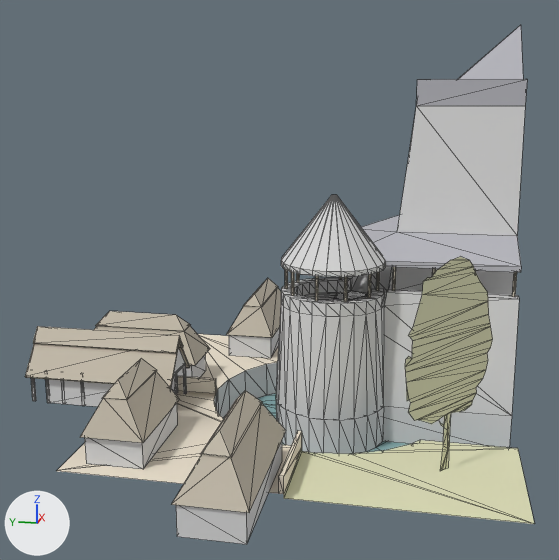
A saved change to the OBJ model assets/stl_export/11cw.obj.
Before and after are seen from a 50 mm lens placed at (-57.6, -8.4, 24.2), pointed at (-1.2, 2.9, 10.1). Lighting does not change. The marker at lower left points along +X, +Y and +Z. The first picture is the older version. Mesh edges are drawn as thin lines. Where no turn or scale is listed for an object, it has been applied to the vertices. Vertices at exactly the same position are counted once.

In view in the first picture: '11cw'.
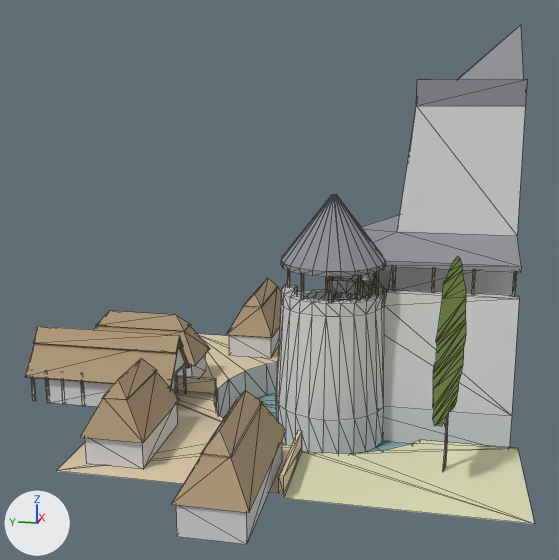
Changed parts and their boxes (x1, y1, x2, y2) in the pictures (559 x 560 px; the box of a moved part takes in the faces that stretch with it):
'11cw', recoloured, reshaped: (25, 25, 534, 544) in both
part 1 of me_11cw, moved or reshaped: before (285, 270, 288, 289); after (287, 271, 290, 287)
part 2 of me_11cw, moved or reshaped: before (315, 276, 319, 301); after (301, 274, 304, 299)
part 3 of me_11cw, moved or reshaped: before (344, 277, 348, 302); after (329, 277, 332, 303)
part 4 of me_11cw, moved or reshaped: before (368, 274, 371, 298); after (357, 276, 361, 301)
part 5 of me_11cw, moved or reshaped: before (376, 272, 380, 291); after (376, 272, 379, 295)
part 6 of me_11cw, moved or reshaped (not visible afterwards): before (291, 272, 294, 296)
part 7 of me_11cw, moved or reshaped: before (409, 256, 490, 449); after (436, 256, 466, 447)
part 8 of me_11cw, moved or reshaped: before (288, 278, 344, 296); after (346, 279, 383, 301)
part 9 of me_11cw, recoloured: (281, 195, 386, 277) in both
part 10 of me_11cw, recoloured: (443, 414, 448, 470) in both
part 11 of me_11cw, recoloured: before (405, 323, 493, 424); after (433, 319, 466, 426)

Patch to the scene script:
```diff
--- a/assets/stl_export/11cw.obj.py
+++ b/assets/stl_export/11cw.obj.py
@@ mat_castleroof @@
 mat_castleroof = principled_material('castleRoof')
-mat_castleroof.base_color = (0.471, 0.471, 0.51)  # grey #b7b7bd
+mat_castleroof.base_color = (0.294, 0.294, 0.318)  # grey #949499
 mat_castleroof.roughness = 1.0
@@ mat_straw @@
 mat_straw = principled_material('straw')
-mat_straw.base_color = (0.569, 0.514, 0.42)  # light grey #c7bead
+mat_straw.base_color = (0.447, 0.333, 0.204)  # beige #b29c7d
 mat_straw.roughness = 1.0
@@ mat_cortyard @@
 mat_cortyard = principled_material('cortyard')
-mat_cortyard.base_color = (0.878, 0.792, 0.651)  # pale yellow #f1e6d3
+mat_cortyard.base_color = (0.757, 0.639, 0.427)  # beige #e2d1af
 mat_cortyard.roughness = 1.0
@@ mat_tree @@
+mat_tree = principled_material('tree')
+mat_tree.base_color = (0.294, 0.4, 0.0902)  # green #94aa55
+mat_tree.roughness = 1.0
@@ me_11cw @@
 me_11cw.from_pydata(...)  # 777 vertices, 1270 faces; spans x -20.9..19.7, y -15.0..22.6, z -3.0..29.6
 # used by ob_11cw; location = (0.0, 0.0, 0.0)
+# me_11cw part 1: the loose piece of 8 vertices spanning x 0.5..0.7, y 2.6..2.8, z 9.0..11.0 is turned 90 degrees about the z axis through its middle, then moved by (0.5, -0.1, 0.0)
+# me_11cw part 2: the loose piece of 8 vertices spanning x -2.7..-2.5, y -0.3..-0.1, z 9.0..11.0 is turned 90 degrees about the z axis through its middle, then moved by (0.4, 1.1, 0.0)
+# me_11cw part 3: the loose piece of 8 vertices spanning x -2.4..-2.2, y -2.4..-2.2, z 9.0..11.0 is turned 90 degrees about the z axis through its middle, then moved by (-0.4, 1.1, 0.0)
+# me_11cw part 4: the loose piece of 8 vertices spanning x -1.0..-0.8, y -4.1..-3.9, z 9.0..11.0 is turned 90 degrees about the z axis through its middle, then moved by (-1.0, 0.7, 0.0)
+# me_11cw part 5: the loose piece of 8 vertices spanning x 1.3..1.5, y -4.5..-4.3, z 9.0..11.0 is turned 90 degrees about the z axis through its middle, then moved by (-1.2, 0.0, 0.0)
+# me_11cw part 6: the loose piece of 8 vertices spanning x -1.5..-1.3, y 1.7..1.9, z 9.0..11.0 is turned 90 degrees about the z axis through its middle, then moved by (5.8, -2.3, 0.0)
+# me_11cw part 7: 37 vertices moved from x -12.6..-5.7, y -12.7..-7.1, z -0.3..9.1 to x -13.4..-4.9, y -11.0..-8.8, z -0.3..9.1; 25 vertices removed from x -12.4..-6.2, y -12.3..-7.3, z 2.4..14.1; 25 vertices added at x -13.2..-5.5, y -10.9..-8.9, z 2.4..14.1
+# me_11cw part 8: 6 vertices removed from x 2.4..4.4, y 0.6..2.6, z 9.0; 6 vertices added at x 2.5..4.5, y -4.4..-2.4, z 9.0
+# me_11cw part 9: 36 faces spanning x -3.1..5.0, y -5.0..3.1, z 11.0..16.4 switch from mat_default (light grey #dadada) to mat_castleroof (grey #949499)
+# me_11cw part 10: 8 faces spanning x -9.6..-8.8, y -10.0..-9.8, z -0.3..3.6 switch from mat_w (beige #e2e2bc) to mat_straw (beige #b29c7d)
+# me_11cw part 11: 25 faces spanning x -13.4..-4.9, y -11.0..-8.8, z 3.4..9.1 switch from mat_w (beige #e2e2bc) to mat_tree (green #94aa55)
 me_11cw.materials.append(mat_water)
```
